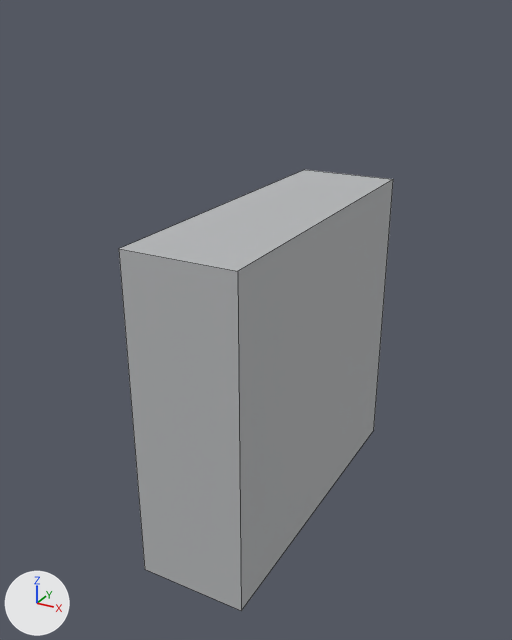
Before and after pictures for a commit that changed the OBJ model assets/models/equipment/cobretty_er5_reactor/LOD2/er5_fuel_feed.obj.
Rendered twice from a 50 mm camera at (-1.504, -1.629, 0.95) aimed at (-2.368, -0.057, 0.164). Lighting does not change. The marker at lower left points along +X, +Y and +Z. The older version comes first. Mesh edges are drawn as thin lines. Where no turn or scale is listed for an object, it has been applied to the vertices. Vertices at exactly the same position are counted once.

Names of what the first picture shows: 'er5_fuel_feed'.
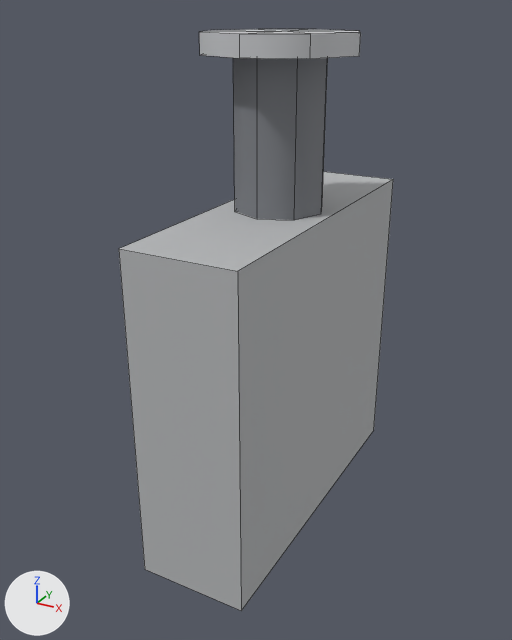
Scene script edits in JSON lines:
```json
{"op": "add", "block": "mat_eq_steel", "code": ["mat_eq_steel = principled_material('eq_steel')", "mat_eq_steel.base_color = (0.58, 0.59, 0.61)  # light grey #c8cacd", "mat_eq_steel.roughness = 0.654"]}
{"op": "add", "block": "mat_eq_metal_band", "code": ["mat_eq_metal_band = principled_material('eq_metal_band')", "mat_eq_metal_band.base_color = (0.2, 0.21, 0.23)  # grey #7c7e84", "mat_eq_metal_band.roughness = 0.717"]}
{"block": "me_er5_fuel_feed", "where": "# used by ob_er5_fuel_feed; location = (0.0, 0.0, 0.0)"}
{"op": "remove", "block": "me_er5_fuel_feed", "code": "me_er5_fuel_feed.from_pydata(...)  # 8 vertices, 6 faces; spans x -2.48..-2.18, y -0.475..0.475, z -0.43..0.47"}
{"op": "add", "block": "me_er5_fuel_feed", "code": "me_er5_fuel_feed.from_pydata(...)  # 43 vertices, 54 faces; spans x -2.53..-2.13, y -0.475..0.475, z -0.43..0.9"}
{"block": "me_er5_fuel_feed", "change": "me_er5_fuel_feed part 1: a new loose piece of 35 vertices spanning x -2.53..-2.13, y -0.2..0.2, z 0.47..0.9"}
{"op": "add", "block": "me_er5_fuel_feed", "code": "me_er5_fuel_feed.materials.append(mat_eq_metal_band)  # grey #7c7e84"}
{"op": "add", "block": "me_er5_fuel_feed", "code": "me_er5_fuel_feed.materials.append(mat_eq_steel)  # light grey #c8cacd"}
```

Where the change shows, as pixel boxes [x1, y1, x2, y2] in the pictures (512 x 640 px):
```json
{"object": "er5_fuel_feed", "change": "reshaped", "before": [119, 170, 393, 611], "after": [119, 29, 393, 611], "on screen": "32% taller"}
{"part": 1, "of": "me_er5_fuel_feed", "change": "added", "after": [199, 29, 361, 220]}
```
